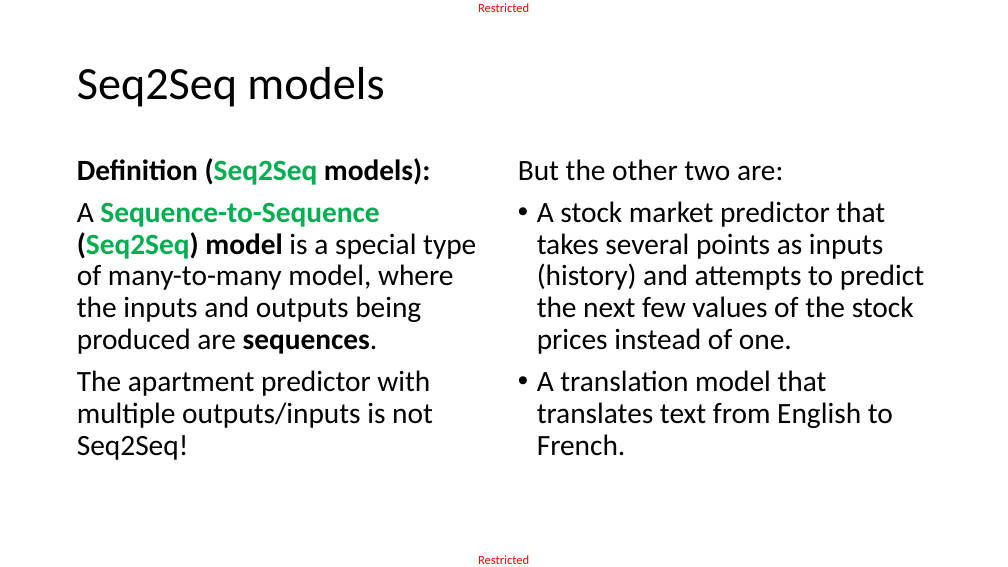
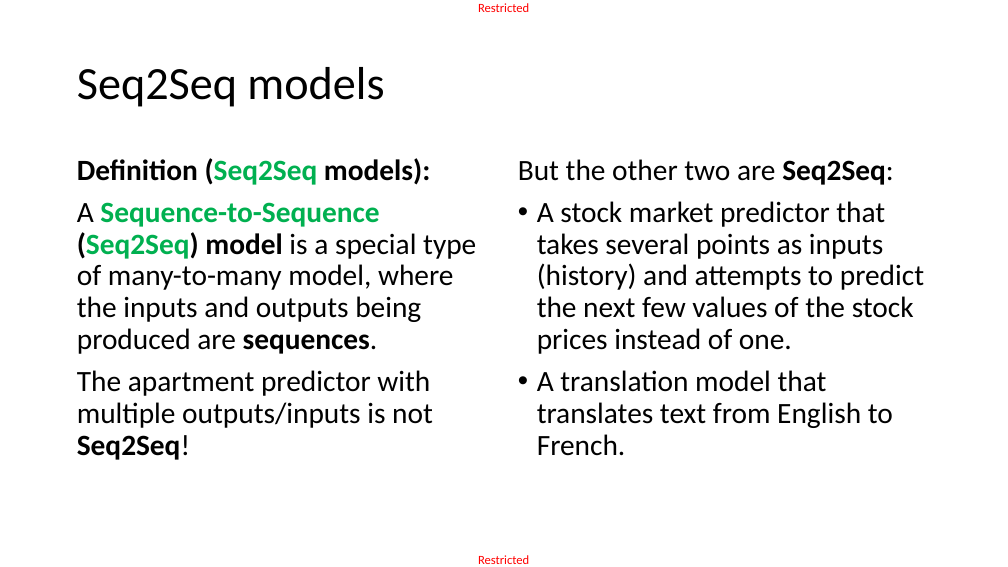
Before and after one commit to matthieudemari/SUTD_DL_50_039, a slide deck: slide 57 of W6/2. W6S2 final/W6S2.pptx. Drawn at 1008x567 pixels with LibreOffice and Linux fonts; fonts in the diff are those of the drawing. Boxes give left, top, right and bottom in pixels: in the first picture for what was removed or moved away, otherwise in the second. Text is boxed around its words. In the diff, an @@ line names an element or a change of style, - is before the commit and + after.

```diff
--- a/W6/2. W6S2 final/W6S2.pptx
+++ b/W6/2. W6S2 final/W6S2.pptx
@@ text at (518, 159, 894, 185): text changed @@
-But the other two are:
+But the other two are Seq2Seq:
@@ text at (77, 370, 433, 460): bold on in "Seq2Seq!" @@
```
Also in this commit, not shown: 9 other slides changed, 1 slide added, 1 slide removed, 14 other files.
